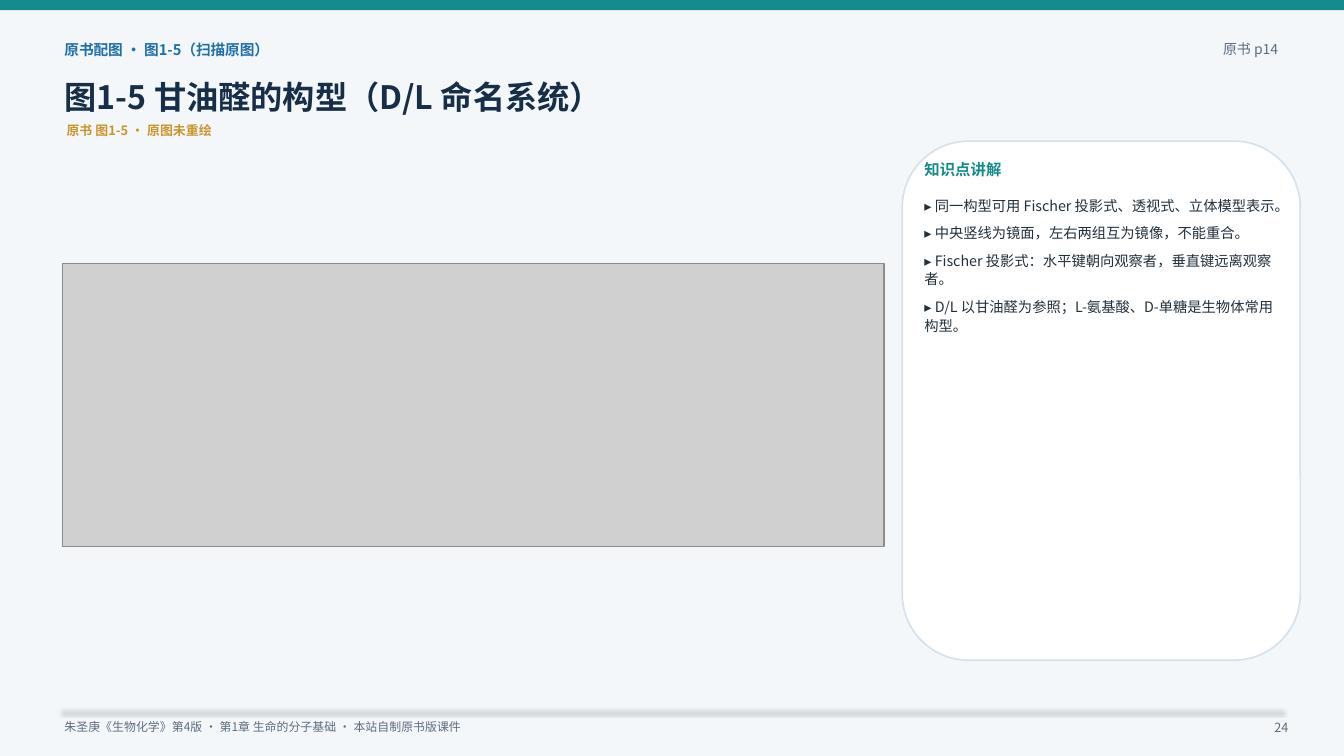
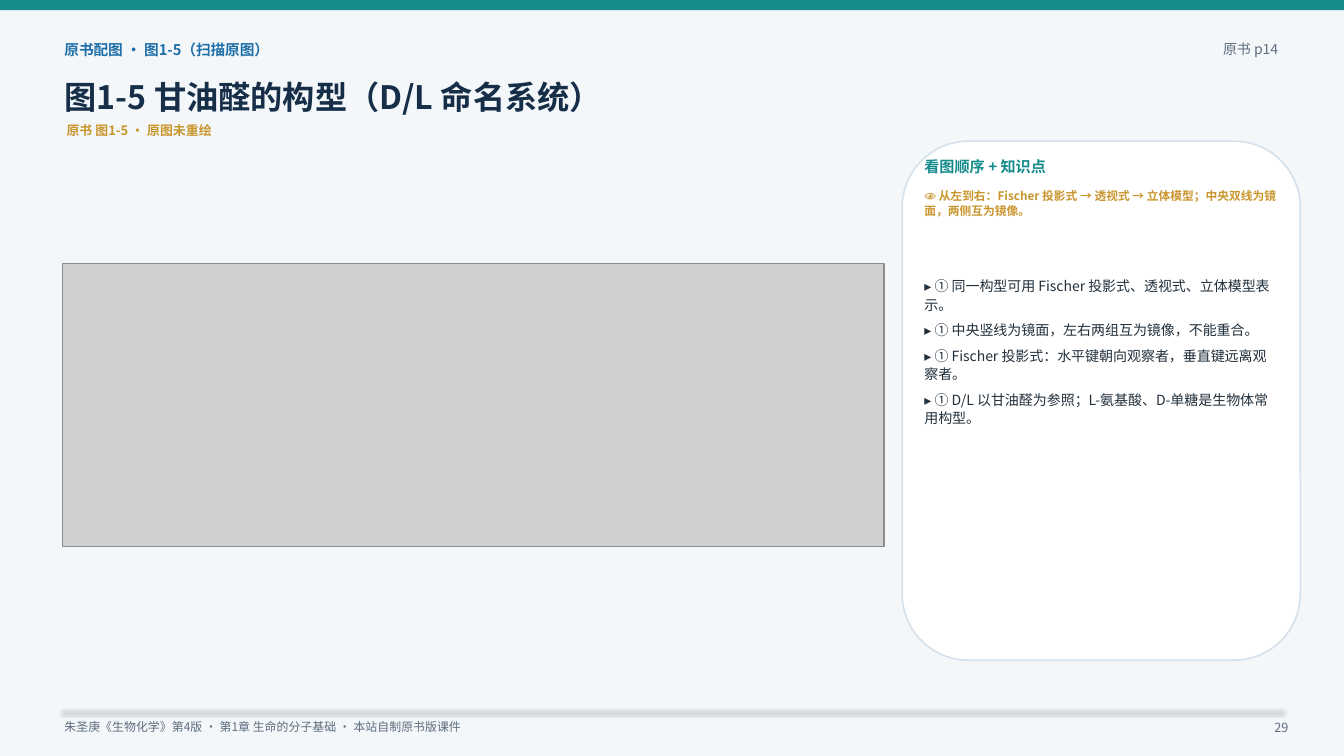
Before and after one commit to newkan-li/Biochemistry, a slide deck: slide 29 of downloads/bc01-original-style.pptx (slide 24 before the commit). Drawn at 1344x756 pixels with LibreOffice and Linux fonts; fonts in the diff are those of the drawing; grey boxes stand for pictures. Boxes give left, top, right and bottom in pixels: in the first picture for what was removed or moved away, otherwise in the second. Text is boxed around its words. In the diff, an @@ line names an element or a change of style, - is before the commit and + after.

```diff
--- a/downloads/bc01-original-style.pptx
+++ b/downloads/bc01-original-style.pptx
@@ text at (924, 157, 1046, 177): text changed; size 11 to 10.8 pt @@
-知识点讲解
+看图顺序 + 知识点
@@ text added at (924, 190, 1276, 217), 8.4 pt, text #C9962E, bold @@
+👁 从左到右：Fischer 投影式 → 透视式 → 立体模型；中央双线为镜面，两侧互为镜像。
@@ text at (924, 279, 1269, 424): text changed; size 10.2 to 10 pt @@
-▸ 同一构型可用 Fischer 投影式、透视式、立体模型表示。
-▸ 中央竖线为镜面，左右两组互为镜像，不能重合。
-▸ Fischer 投影式：水平键朝向观察者，垂直键远离观察者。
-▸ D/L 以甘油醛为参照；L-氨基酸、D-单糖是生物体常用构型。
+▸ ① 同一构型可用 Fischer 投影式、透视式、立体模型表示。
+▸ ① 中央竖线为镜面，左右两组互为镜像，不能重合。
+▸ ① Fischer 投影式：水平键朝向观察者，垂直键远离观察者。
+▸ ① D/L 以甘油醛为参照；L-氨基酸、D-单糖是生物体常用构型。
@@ text at (1274, 722, 1288, 732): text changed @@
-24
+29
```
Also in this commit, not shown: 54 other slides changed, 12 slides added, 59 other files.
